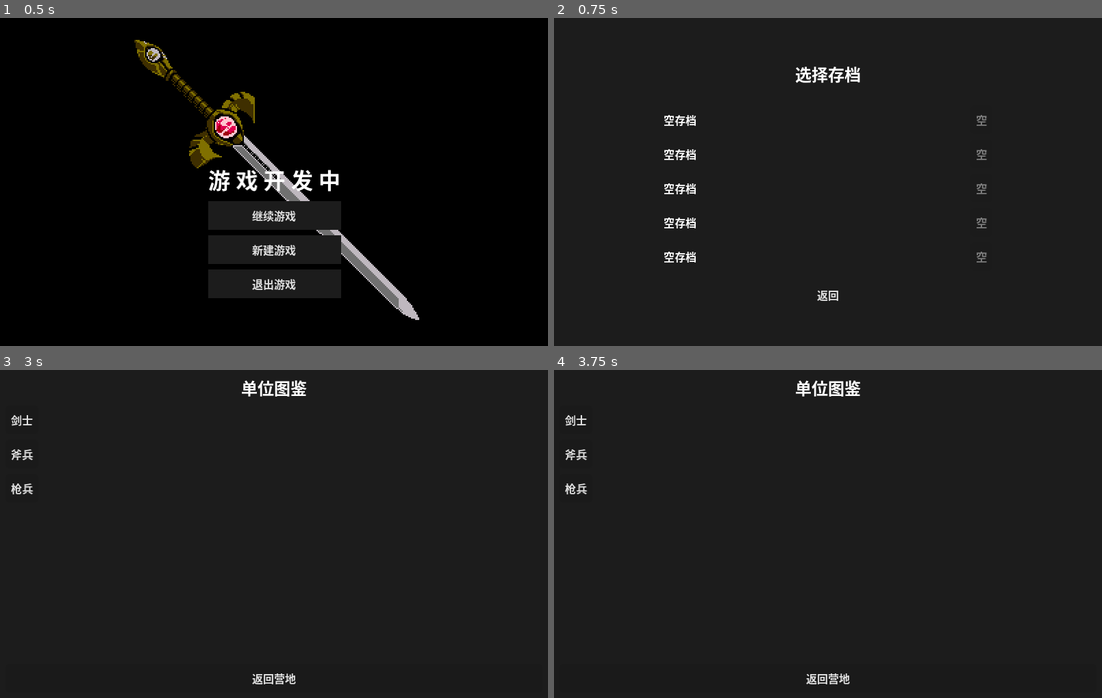
Above: before the commit, frames 1-4 (two rows, left to right).
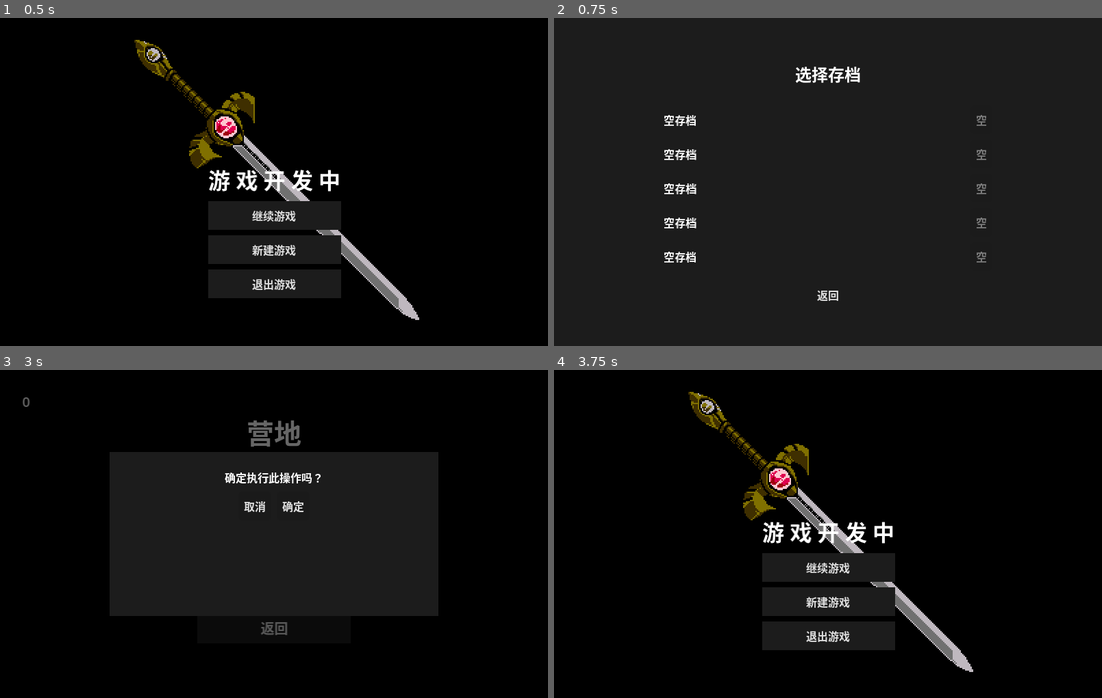
Above: after the commit, the same moments.

Repository: ZhuXilin/Dev_Project_260730
Game: Godot game, scene res://content/scenes/ui/MainMenu.tscn
Same seed, same stepped clock (60 frames per second), same inputs: the game is played once before the commit and once after it. Sound files missing from this copy of the repository are replaced by a short silence.
Inputs:
- Up to frame 1 (0.5 s): no input
- Up to frame 2 (0.75 s): click "继续游戏" at 0.5 s
- Up to frame 3 (3 s): click "返回" at 1.25 s; click "新建游戏" at 2 s; click "单位" at 2.75 s
- Up to frame 4 (3.75 s): click "返回" at 3.5 s

Frame 1 is identical in both runs. In frame 2, less than 0.1% of the frame differs, in the area x 22-79%, y 29-75%; in frame 3, 68%; in frame 4, 94%, in the area x 0-100%, y 0-100%.
Error after the commit: Invalid access to property or key 'pressed' on a base object of type 'null instance'. (res://function/script/ConfirmUI.gd:12)

Commit message:
Add Confirm UI

Diff:
--- /dev/null
+++ b/content/scenes/ui/ConfirmUI.tscn
@@ -0,0 +1,56 @@
+[gd_scene format=3 uid="uid://dxarudp4psg6b"]
+
+[ext_resource type="StyleBox" uid="uid://6qbsaxkfwg3o" path="res://content/resource/stylebox/8bit_style_box_flat.tres" id="1_fg5bo"]
+[ext_resource type="Script" uid="uid://cnpydxvklmlne" path="res://function/script/ConfirmUI.gd" id="2_c2j6i"]
+
+[node name="ConfirmUI" type="CanvasLayer" unique_id=271728603]
+layer = 99
+script = ExtResource("2_c2j6i")
+
+[node name="Panel" type="Panel" parent="." unique_id=2011622307]
+anchors_preset = 15
+anchor_right = 1.0
+anchor_bottom = 1.0
+grow_horizontal = 2
+grow_vertical = 2
+theme_override_styles/panel = ExtResource("1_fg5bo")
+
+[node name="Message" type="Label" parent="Panel" unique_id=2046469776]
+layout_mode = 1
+anchors_preset = 15
+anchor_right = 1.0
+anchor_bottom = 1.0
+offset_left = 96.0
+offset_top = 64.0
+offset_right = -96.0
+offset_bottom = -80.0
+grow_horizontal = 2
+grow_vertical = 2
+theme_override_font_sizes/font_size = 12
+text = "确定删除？"
+horizontal_alignment = 1
+autowrap_mode = 3
+
+[node name="HBoxContainer" type="HBoxContainer" parent="Panel" unique_id=28983053]
+layout_mode = 1
+anchors_preset = -1
+anchor_right = 1.0
+anchor_bottom = 1.0
+offset_top = 160.0
+offset_bottom = -48.0
+grow_horizontal = 2
+grow_vertical = 2
+alignment = 1
+
+[node name="ConfirmButton" type="Button" parent="Panel/HBoxContainer" unique_id=1088194302]
+layout_mode = 2
+theme_override_font_sizes/font_size = 12
+text = "确定"
+
+[node name="CancelButton" type="Button" parent="Panel/HBoxContainer" unique_id=1869161643]
+layout_mode = 2
+theme_override_font_sizes/font_size = 12
+text = "取消"
+
+[connection signal="pressed" from="Panel/HBoxContainer/ConfirmButton" to="." method="_on_confirm_button_pressed"]
+[connection signal="pressed" from="Panel/HBoxContainer/CancelButton" to="." method="_on_cancel_button_pressed"]
--- a/content/scenes/ui/SaveSelectUI.tscn
+++ b/content/scenes/ui/SaveSelectUI.tscn
@@ -63,46 +63,3 @@
 theme_override_styles/disabled = ExtResource("2")
 theme_override_styles/focus = ExtResource("2")
 text = "返回"
-
-[node name="DeleteConfirm" type="Panel" parent="." unique_id=2108895399]
-anchors_preset = 15
-anchor_right = 1.0
-anchor_bottom = 1.0
-grow_horizontal = 2
-grow_vertical = 2
-theme_override_styles/panel = ExtResource("2")
-
-[node name="Label" type="Label" parent="DeleteConfirm" unique_id=1963342214]
-layout_mode = 1
-anchors_preset = 15
-anchor_right = 1.0
-anchor_bottom = 1.0
-offset_top = 80.0
-offset_bottom = -128.0
-grow_horizontal = 2
-grow_vertical = 2
-theme_override_font_sizes/font_size = 8
-text = "确定删除？"
-horizontal_alignment = 1
-
-[node name="HBoxContainer" type="HBoxContainer" parent="DeleteConfirm" unique_id=764950321]
-layout_mode = 1
-anchors_preset = 14
-anchor_top = 0.5
-anchor_right = 1.0
-anchor_bottom = 0.5
-offset_top = -8.0
-offset_bottom = 40.0
-grow_horizontal = 2
-grow_vertical = 2
-alignment = 1
-
-[node name="ConfirmButton" type="Button" parent="DeleteConfirm/HBoxContainer" unique_id=1854137636]
-layout_mode = 2
-theme_override_font_sizes/font_size = 12
-text = "确定"
-
-[node name="CanclButton" type="Button" parent="DeleteConfirm/HBoxContainer" unique_id=1933836674]
-layout_mode = 2
-theme_override_font_sizes/font_size = 12
-text = "取消"
--- a/content/scenes/ui/UnitInfoUI.tscn
+++ b/content/scenes/ui/UnitInfoUI.tscn
@@ -1,59 +1,63 @@
-[gd_scene format=3 uid="uid://rp3d3uu5hjgq"]
+[gd_scene load_steps=2 format=3 uid="uid://confirm_ui"]
 
-[ext_resource type="Script" uid="uid://d1b3lwij3hsde" path="res://function/script/UnitInfoUI.gd" id="1"]
-[ext_resource type="StyleBox" uid="uid://6qbsaxkfwg3o" path="res://content/resource/stylebox/8bit_style_box_flat.tres" id="1_ks8yl"]
+[ext_resource type="Script" path="res://function/script/ConfirmUI.gd" id="1"]
+[ext_resource type="StyleBox" uid="uid://6qbsaxkfwg3o" path="res://content/resource/stylebox/8bit_style_box_flat.tres" id="2"]
 
-[node name="UnitInfoUI" type="PanelContainer" unique_id=123456789]
+[node name="ConfirmUI" type="CanvasLayer"]
+layer = 30
+script = ExtResource("1")
+
+[node name="Background" type="ColorRect" parent="."]
 anchors_preset = 15
 anchor_right = 1.0
 anchor_bottom = 1.0
-theme_override_styles/panel = ExtResource("1_ks8yl")
-script = ExtResource("1")
+color = Color(0, 0, 0, 0.6)
+mouse_filter = 2
 
-[node name="VBoxContainer" type="VBoxContainer" parent="." unique_id=2144589503]
+[node name="Panel" type="Panel" parent="."]
+anchors_preset = 8
+anchor_left = 0.5
+anchor_top = 0.5
+anchor_right = 0.5
+anchor_bottom = 0.5
+offset_left = -120.0
+offset_top = -60.0
+offset_right = 120.0
+offset_bottom = 60.0
+theme_override_styles/panel = ExtResource("2")
+
+[node name="VBoxContainer" type="VBoxContainer" parent="Panel"]
+anchors_preset = 15
+anchor_right = 1.0
+anchor_bottom = 1.0
+offset_left = 12.0
+offset_top = 12.0
+offset_right = -12.0
+offset_bottom = -12.0
+
+[node name="Title" type="Label" parent="Panel/VBoxContainer"]
 layout_mode = 2
-size_flags_horizontal = 3
-size_flags_vertical = 3
+theme_override_font_sizes/font_size = 10
+text = "确认"
+horizontal_alignment = 1
+visible = false
 
-[node name="Title" type="Label" parent="VBoxContainer" unique_id=1100851483]
+[node name="Message" type="Label" parent="Panel/VBoxContainer"]
 layout_mode = 2
-theme_override_font_sizes/font_size = 12
-text = "单位图鉴"
+theme_override_font_sizes/font_size = 8
+text = "确定执行此操作吗？"
 horizontal_alignment = 1
 
-[node name="HBoxContainer" type="HBoxContainer" parent="VBoxContainer" unique_id=726945370]
+[node name="Buttons" type="HBoxContainer" parent="Panel/VBoxContainer"]
 layout_mode = 2
-size_flags_vertical = 3
+alignment = 1
 
-[node name="ScrollContainer" type="ScrollContainer" parent="VBoxContainer/HBoxContainer" unique_id=271467124]
-layout_mode = 2
-size_flags_horizontal = 3
-size_flags_vertical = 3
-horizontal_scroll_mode = 0
-
-[node name="UnitList" type="VBoxContainer" parent="VBoxContainer/HBoxContainer/ScrollContainer" unique_id=2056534670]
-layout_mode = 2
-
-[node name="InfoPanel" type="VBoxContainer" parent="VBoxContainer/HBoxContainer" unique_id=123456788]
-layout_mode = 2
-size_flags_horizontal = 2
-size_flags_vertical = 3
-
-[node name="SpriteContainer" type="Panel" parent="VBoxContainer/HBoxContainer/InfoPanel" unique_id=567890123]
-layout_mode = 2
-theme_override_styles/panel = ExtResource("1_ks8yl")
-
-[node name="UnitSprite" type="AnimatedSprite2D" parent="VBoxContainer/HBoxContainer/InfoPanel/SpriteContainer" unique_id=408936956]
-position = Vector2(0, -4)
-
-[node name="DetailLabel" type="Label" parent="VBoxContainer/HBoxContainer/InfoPanel" unique_id=953684023]
-layout_mode = 2
-size_flags_vertical = 1
-theme_override_font_sizes/font_size = 8
-
-[node name="BackButton" type="Button" parent="VBoxContainer" unique_id=209989787]
+[node name="CancelButton" type="Button" parent="Panel/VBoxContainer/Buttons"]
 layout_mode = 2
 theme_override_font_sizes/font_size = 8
-text = "返回营地"
+text = "取消"
 
-[connection signal="pressed" from="VBoxContainer/BackButton" to="." method="_on_back_button_pressed"]
+[node name="ConfirmButton" type="Button" parent="Panel/VBoxContainer/Buttons"]
+layout_mode = 2
+theme_override_font_sizes/font_size = 8
+text = "确定"
--- a/function/global/GameState.gd
+++ b/function/global/GameState.gd
@@ -163,17 +163,13 @@
 	SaveManager.save_game(SaveManager.current_slot, false)
 	get_tree().change_scene_to_file("res://content/scenes/ui/Camp.tscn")
 
+# GameState.gd
 func show_abandon_confirmation(parent: Node):
-	var dialog = ConfirmationDialog.new()
-	dialog.dialog_text = "确定放弃本局游戏吗？进度将丢失，已获得的临时资源将丢弃。"
-	dialog.ok_button_text = "放弃"
-	dialog.cancel_button_text = "取消"
-	parent.add_child(dialog)
-	dialog.popup_centered()
-	dialog.confirmed.connect(func():
-		abandon_and_return_to_camp()
-		dialog.queue_free()
+	Globals.show_confirm(
+		parent,
+		"确定放弃本局游戏吗？进度将丢失，已获得的临时资源将丢弃。",
+		"放弃",
+		"取消",
+		abandon_and_return_to_camp,
+		func(): pass   # 取消不执行任何操作
 	)
-	dialog.canceled.connect(func():
-		dialog.queue_free()
-	)
--- a/function/global/Globals.gd
+++ b/function/global/Globals.gd
@@ -202,3 +202,8 @@
 
 func get_unlocked_units() -> Array[String]:
 	return unlocked_units.duplicate()
+
+func show_confirm(parent: Node, message: String, confirm_text: String = "确定", cancel_text: String = "取消", confirm_cb: Callable = Callable(), cancel_cb: Callable = Callable()):
+	var ui = load("res://content/scenes/ui/ConfirmUI.tscn").instantiate()
+	parent.add_child(ui)
+	ui.show_confirm(message, confirm_text, cancel_text, confirm_cb, cancel_cb)
--- a/function/script/Battlefield.gd
+++ b/function/script/Battlefield.gd
@@ -2133,13 +2133,14 @@
 		cursor.modulate = target_color
 
 func _on_abandon_battle_pressed():
-	var confirm = ConfirmationDialog.new()
-	confirm.dialog_text = "确定放弃当前战斗吗？将回到营地，本轮进度将丢失。"
-	confirm.ok_button_text = "放弃"
-	confirm.cancel_button_text = "取消"
-	add_child(confirm)
-	confirm.popup_centered()
-	confirm.confirmed.connect(_on_abandon_battle_confirmed)
+	Globals.show_confirm(
+		self,
+		"确定放弃当前战斗吗？将回到营地，本轮进度将丢失。",
+		"放弃",
+		"取消",
+		_on_abandon_battle_confirmed,
+		func(): pass
+	)
 
 func _on_abandon_battle_confirmed():
 	GameState.finish_day()
--- /dev/null
+++ b/function/script/ConfirmUI.gd
@@ -0,0 +1,35 @@
+extends CanvasLayer
+
+@onready var message_label = $Panel/Message
+@onready var confirm_button = $Panel/HBoxContainer/ConfirmButton
+@onready var cancel_button = $Panel/HBoxContainer/CancelButton
+
+var confirm_callback: Callable
+var cancel_callback: Callable
+
+func _ready():
+	# 断开所有已存在的信号连接（防止重复连接错误）
+	for conn in confirm_button.pressed.get_connections():
+		confirm_button.pressed.disconnect(conn.callable)
+	for conn in cancel_button.pressed.get_connections():
+		cancel_button.pressed.disconnect(conn.callable)
+
+	confirm_button.pressed.connect(_on_confirm_button_pressed)
+	cancel_button.pressed.connect(_on_cancel_button_pressed)
+
+func show_confirm(message: String, confirm_text: String = "确定", cancel_text: String = "取消", confirm_cb: Callable = Callable(), cancel_cb: Callable = Callable()):
+	message_label.text = message
+	confirm_button.text = confirm_text
+	cancel_button.text = cancel_text
+	confirm_callback = confirm_cb
+	cancel_callback = cancel_cb
+
+func _on_confirm_button_pressed() -> void:
+	if confirm_callback.is_valid():
+		confirm_callback.call()
+	queue_free()
+
+func _on_cancel_button_pressed() -> void:
+	if cancel_callback.is_valid():
+		cancel_callback.call()
+	queue_free()
--- a/function/script/SaveSelectUI.gd
+++ b/function/script/SaveSelectUI.gd
@@ -3,18 +3,9 @@
 @onready var slot_container = $Panel/SlotContainer
 @onready var back_button = $Panel/BackButton
 
-# 删除确认面板引用
-@onready var delete_confirm = $DeleteConfirm
-@onready var confirm_btn = $DeleteConfirm/HBoxContainer/ConfirmButton
-@onready var cancel_btn = $DeleteConfirm/HBoxContainer/CanclButton
-@onready var delete_label = $DeleteConfirm/Label
-
 var _pending_delete_slot: int = -1
 
 func _ready():
-	delete_confirm.visible = false
-	confirm_btn.pressed.connect(_on_delete_confirmed)
-	cancel_btn.pressed.connect(_on_delete_canceled)
 	_refresh_slots()
 	back_button.pressed.connect(_on_back_pressed)
 
@@ -49,20 +40,12 @@
 
 		slot_container.add_child(hbox)
 
-# SaveSelectUI.gd
 func _get_slot_display_text(slot: int) -> String:
 	var info = SaveManager.get_save_info(slot)
 	if info.is_empty():
 		return "空存档"
 	var time_str = Time.get_datetime_string_from_unix_time(info["time"])
-	return "存档%d: %s (%d人) 魂:%d 第%d天 %s" % [
-		slot + 1,
-		info["main_unit"],
-		info["party"],
-		info["soul"],
-		info["day"],
-		time_str
-	]
+	return "存档%d: %s (%d人) 第%d天 %s" % [slot + 1, info["main_unit"], info["party"], info["day"], time_str]
 
 func _on_load_pressed(slot: int):
 	var success = SaveManager.load_game(slot)
@@ -71,19 +54,23 @@
 
 func _on_delete_pressed(slot: int):
 	_pending_delete_slot = slot
-	delete_label.text = "确定删除存档槽 %d 吗？" % (slot + 1)
-	delete_confirm.visible = true
+	Globals.show_confirm(
+		self,
+		"确定删除存档槽 %d 吗？" % (slot + 1),
+		"删除",
+		"取消",
+		_on_delete_confirmed,
+		_on_delete_canceled
+	)
 
 func _on_delete_confirmed():
 	if _pending_delete_slot != -1:
 		SaveManager.delete_save(_pending_delete_slot)
 		_pending_delete_slot = -1
-		delete_confirm.visible = false
 		_refresh_slots()
 
 func _on_delete_canceled():
 	_pending_delete_slot = -1
-	delete_confirm.visible = false
 
 func _on_back_pressed():
 	queue_free()
--- a/function/script/SettingMenu.gd
+++ b/function/script/SettingMenu.gd
@@ -106,11 +106,8 @@
 		DisplayServer.window_set_size(Vector2i(width, height))
 
 func _on_back_to_camp_pressed():
-	var current_scene = get_tree().current_scene
-	var scene_path = current_scene.scene_file_path if current_scene else ""
-	var is_map_or_battle = scene_path.ends_with("MapScene.tscn") or scene_path.ends_with("Battlefield.tscn")
-
-	if is_map_or_battle:
+	var scene_path = get_tree().current_scene.scene_file_path
+	if scene_path.ends_with("MapScene.tscn") or scene_path.ends_with("Battlefield.tscn"):
 		GameState.show_abandon_confirmation(self)
 	else:
 		SaveManager.save_game(SaveManager.current_slot, false)
Not shown, added: function/script/ConfirmUI.gd.uid
